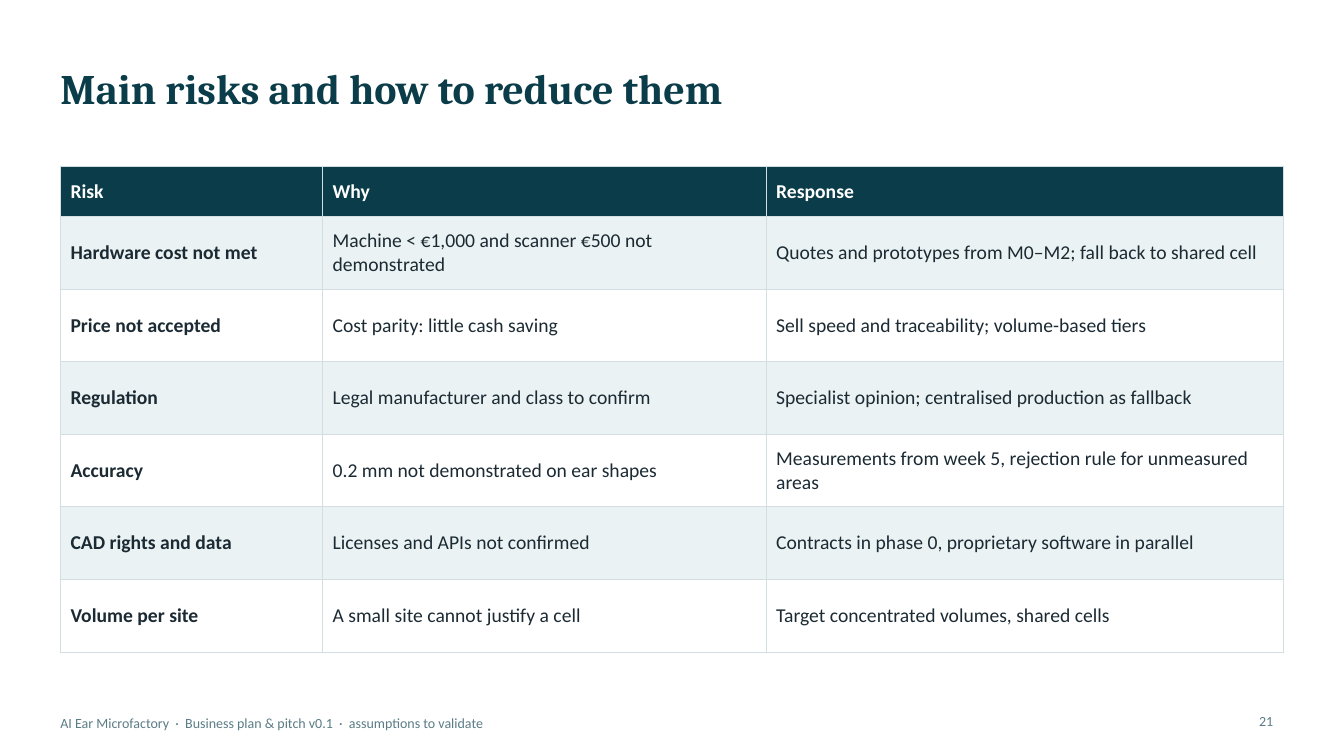
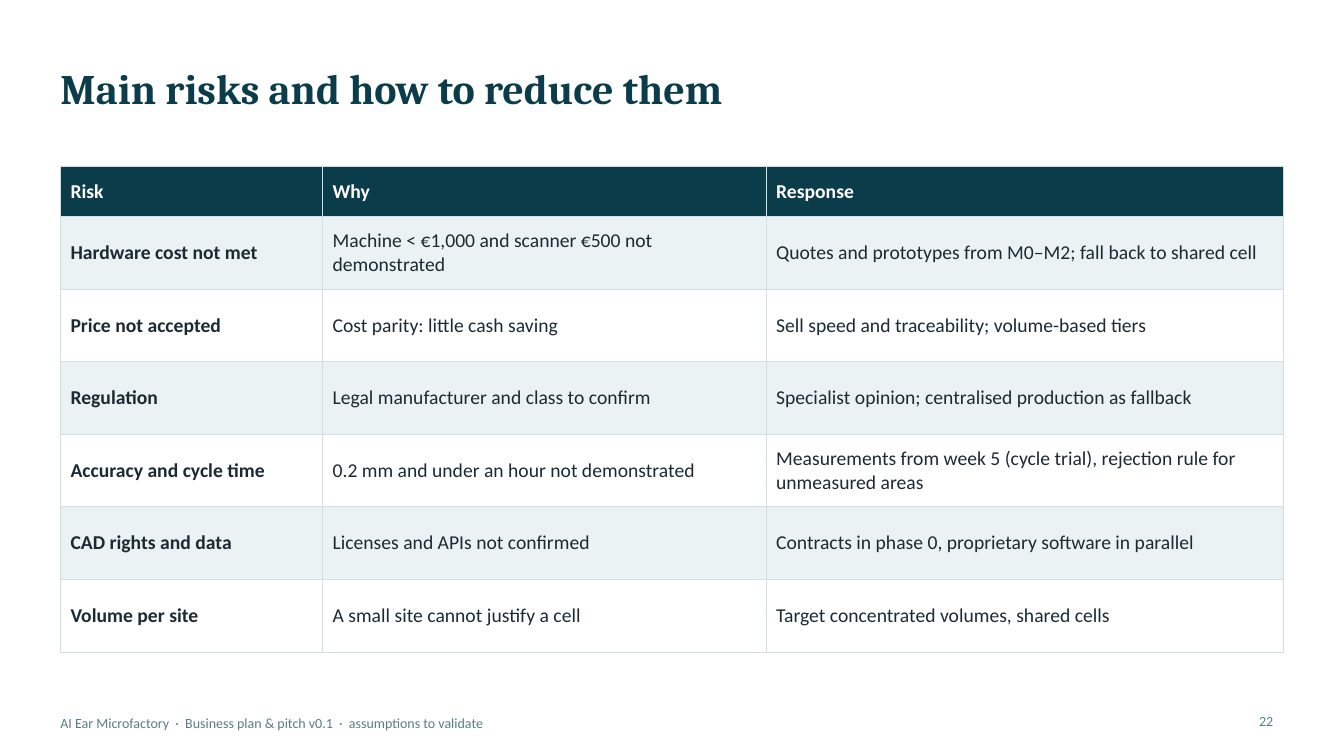
Before and after one commit to kreuille/Symphony_reborn, a slide deck: slide 22 of business/AI_Ear_Microfactory_Pitch_EN.pptx (slide 21 before the commit). Drawn at 1344x756 pixels with LibreOffice and Linux fonts; fonts in the diff are those of the drawing. Boxes give left, top, right and bottom in pixels: in the first picture for what was removed or moved away, otherwise in the second. Text is boxed around its words. In the diff, an @@ line names an element or a change of style, - is before the commit and + after.

```diff
--- a/business/AI_Ear_Microfactory_Pitch_EN.pptx
+++ b/business/AI_Ear_Microfactory_Pitch_EN.pptx
@@ table at (60,166,1284,630) @@
-row 5: Accuracy | 0.2 mm not demonstrated on ear shapes | Measurements from week 5, rejection rule for unmeasured areas
+row 5: Accuracy and cycle time | 0.2 mm and under an hour not demonstrated | Measurements from week 5 (cycle trial), rejection rule for unmeasured areas
@@ page number at (1259,717,1273,726): text changed @@
-21
+22
```
Also in this commit, not shown: 9 other slides changed, 1 slide added, 5 other files.
